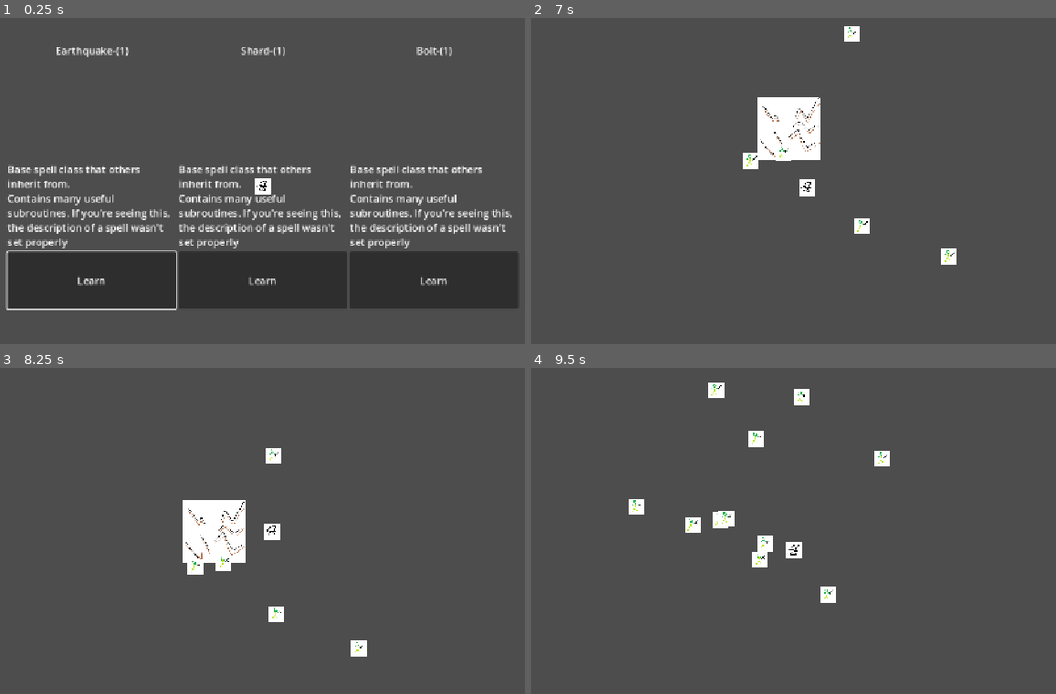
Above: before the commit, frames 1-4 (two rows, left to right).
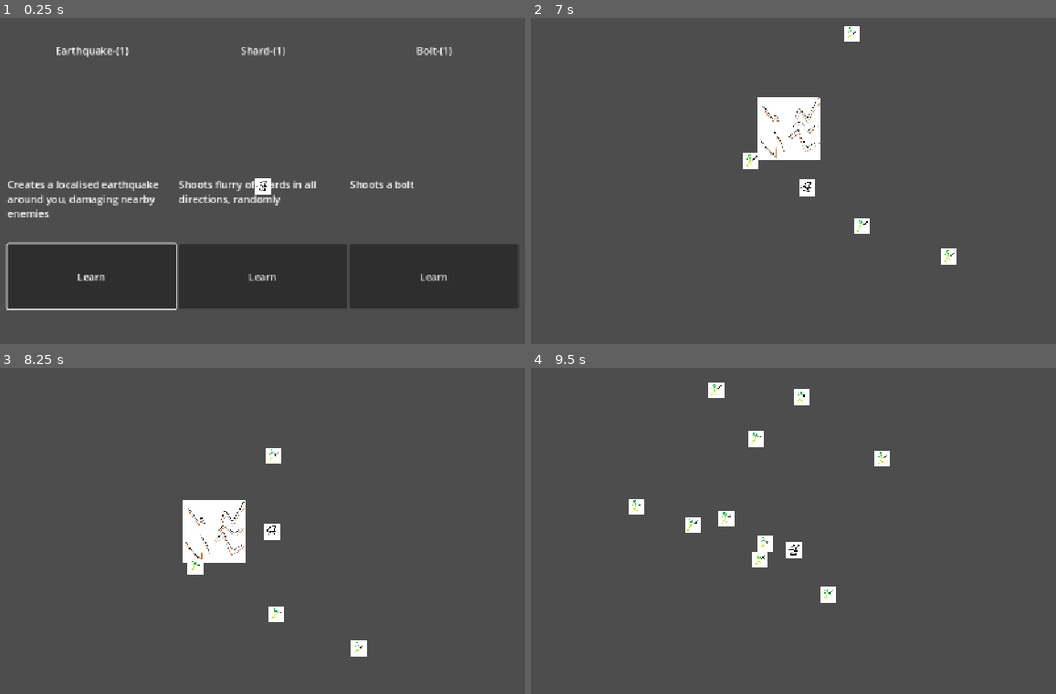
Above: after the commit, the same moments.

Repository: flowerFawn/XP-Based-Leveling
Game: Godot game, scene res://scenes/world.tscn
Same seed, same stepped clock (60 frames per second), same inputs: the game is played once before the commit and once after it.
Inputs:
- Up to frame 1 (0.25 s): no input
- Up to frame 2 (7 s): click "Learn" at 0.5 s; tap Enter at 1.25 s; hold D (player_right) 1.28-2.03 s; hold S (player_down) 2.03-2.78 s; hold D (player_right) 2.78-3.53 s; hold W (player_up) 3.53-4.28 s; hold A (player_left) 4.28-5.78 s; hold S (player_down) 5.78-6.53 s; hold D (player_right) from 6.53 s (still down)
- Up to frame 3 (8.25 s): release D (player_right) at 7.28 s; hold W (player_up) 7.28-8.03 s; hold D (player_right) from 8.03 s (still down)
- Up to frame 4 (9.5 s): release D (player_right) at 8.78 s; hold S (player_down) from 8.78 s (still down)

The runs differ from the first frame. In frame 1, 8.8% of the frame differs, in the area x 1-99%, y 44-83%; in frame 2, less than 0.1%; in frame 3, less than 0.1%; in frame 4, less than 0.1%.

Commit message:
minor updates and physics downtuning
turned down some physics server stuff so it hopefully runs better, and because it's a simple project it doesn't matter

Diff:
--- a/project.godot
+++ b/project.godot
@@ -69,6 +69,13 @@
 2d_physics/layer_1="Player"
 2d_physics/layer_2="Enemy"
 
+[physics]
+
+2d/run_on_separate_thread=true
+2d/physics_engine="GodotPhysics2D"
+3d/physics_engine="Dummy"
+2d/solver/solver_iterations=1
+
 [rendering]
 
 renderer/rendering_method="mobile"
--- a/resources/spell/bolt_2.tres
+++ b/resources/spell/bolt_2.tres
@@ -1,5 +1,6 @@
-[gd_resource type="Resource" script_class="SpellBolt" load_steps=4 format=3 uid="uid://dduhilr7qte0h"]
+[gd_resource type="Resource" script_class="SpellBolt" load_steps=5 format=3 uid="uid://dduhilr7qte0h"]
 
+[ext_resource type="Resource" uid="uid://cvil8snk4wdft" path="res://resources/spell/bolt_3.tres" id="1_psg8p"]
 [ext_resource type="Script" uid="uid://cyuaiwt5dess3" path="res://scripts/resources/inherited resources/spells/s_bolt.gd" id="1_y6wjd"]
 [ext_resource type="Texture2D" uid="uid://xmadt3jeoget" path="res://assets/bolt.png" id="2_tm2tl"]
 
@@ -9,8 +10,8 @@
 [resource]
 script = ExtResource("1_y6wjd")
 level = 2
-spell_id = "Bolt"
 level_description = "Gain Speed"
+next_upgrade = ExtResource("1_psg8p")
 cooldown = 0.25
 damage = 7.0
 projectile_speed = 45.0
--- /dev/null
+++ b/resources/spell/bolt_3.tres
@@ -0,0 +1,18 @@
+[gd_resource type="Resource" script_class="SpellBolt" load_steps=4 format=3 uid="uid://cvil8snk4wdft"]
+
+[ext_resource type="Script" uid="uid://cyuaiwt5dess3" path="res://scripts/resources/inherited resources/spells/s_bolt.gd" id="1_ifegb"]
+[ext_resource type="Texture2D" uid="uid://xmadt3jeoget" path="res://assets/bolt.png" id="2_ivx7u"]
+
+[sub_resource type="CircleShape2D" id="CircleShape2D_y6wjd"]
+radius = 45.0
+
+[resource]
+script = ExtResource("1_ifegb")
+level = 3
+level_description = "Gain Speed"
+cooldown = 0.2
+damage = 8.0
+projectile_speed = 50.0
+shape = SubResource("CircleShape2D_y6wjd")
+texture = ExtResource("2_ivx7u")
+metadata/_custom_type_script = "uid://cyuaiwt5dess3"
--- a/resources/spell/earthquake_1.tres
+++ b/resources/spell/earthquake_1.tres
@@ -9,13 +9,9 @@
 
 [resource]
 script = ExtResource("1_n651w")
-level = 1
-spell_id = "Earthquake"
 next_upgrade = ExtResource("1_bfrpe")
 cooldown = 5.0
 damage = 12.0
-projectile_speed = null
 shape = SubResource("CircleShape2D_cae2g")
 texture = ExtResource("3_g4o1b")
-visual_scale = null
 metadata/_custom_type_script = "uid://dqtj3553eq3ci"
--- a/resources/spell/earthquake_2.tres
+++ b/resources/spell/earthquake_2.tres
@@ -1,6 +1,7 @@
-[gd_resource type="Resource" script_class="SpellEarthquake" load_steps=4 format=3 uid="uid://ylm4vp0kumm5"]
+[gd_resource type="Resource" script_class="SpellEarthquake" load_steps=5 format=3 uid="uid://ylm4vp0kumm5"]
 
 [ext_resource type="Script" uid="uid://dqtj3553eq3ci" path="res://scripts/resources/inherited resources/spells/s_earthquake.gd" id="1_bm52a"]
+[ext_resource type="Resource" uid="uid://cycqof555mc8a" path="res://resources/spell/earthquake_3.tres" id="1_jl0nq"]
 [ext_resource type="Texture2D" uid="uid://bs2aw6atyld2d" path="res://assets/earthquake.png" id="2_lcan7"]
 
 [sub_resource type="CircleShape2D" id="CircleShape2D_cae2g"]
@@ -9,7 +10,7 @@
 [resource]
 script = ExtResource("1_bm52a")
 level = 2
-spell_id = &"earthquake"
+next_upgrade = ExtResource("1_jl0nq")
 cooldown = 4.0
 damage = 15.0
 shape = SubResource("CircleShape2D_cae2g")
--- /dev/null
+++ b/resources/spell/earthquake_3.tres
@@ -0,0 +1,17 @@
+[gd_resource type="Resource" script_class="SpellEarthquake" load_steps=4 format=3 uid="uid://cycqof555mc8a"]
+
+[ext_resource type="Script" uid="uid://dqtj3553eq3ci" path="res://scripts/resources/inherited resources/spells/s_earthquake.gd" id="1_nbsq4"]
+[ext_resource type="Texture2D" uid="uid://bs2aw6atyld2d" path="res://assets/earthquake.png" id="2_d5mal"]
+
+[sub_resource type="CircleShape2D" id="CircleShape2D_cae2g"]
+radius = 300.0
+
+[resource]
+script = ExtResource("1_nbsq4")
+level = 3
+cooldown = 1.0
+damage = 30.0
+shape = SubResource("CircleShape2D_cae2g")
+texture = ExtResource("2_d5mal")
+visual_scale = 1.1
+metadata/_custom_type_script = "uid://dqtj3553eq3ci"
--- a/resources/spell/shard_2.tres
+++ b/resources/spell/shard_2.tres
@@ -1,5 +1,6 @@
-[gd_resource type="Resource" script_class="SpellShard" load_steps=4 format=3 uid="uid://cpoi8gjs165jf"]
+[gd_resource type="Resource" script_class="SpellShard" load_steps=5 format=3 uid="uid://cpoi8gjs165jf"]
 
+[ext_resource type="Resource" uid="uid://br1igtqgj1q16" path="res://resources/spell/shard_3.tres" id="1_otu5e"]
 [ext_resource type="Script" uid="uid://cruvp1vxd4ktu" path="res://scripts/resources/inherited resources/spells/s_shard.gd" id="1_qt6js"]
 [ext_resource type="Texture2D" uid="uid://n0tbfppan7pj" path="res://assets/shard.png" id="2_env62"]
 
@@ -9,9 +10,10 @@
 [resource]
 script = ExtResource("1_qt6js")
 level = 2
-spell_id = "Shard"
+next_upgrade = ExtResource("1_otu5e")
 cooldown = 0.05
 damage = 5.0
+projectile_speed = 60.0
 shape = SubResource("CircleShape2D_qt6js")
 texture = ExtResource("2_env62")
 metadata/_custom_type_script = "uid://cruvp1vxd4ktu"
--- /dev/null
+++ b/resources/spell/shard_3.tres
@@ -0,0 +1,17 @@
+[gd_resource type="Resource" script_class="SpellShard" load_steps=4 format=3 uid="uid://br1igtqgj1q16"]
+
+[ext_resource type="Script" uid="uid://cruvp1vxd4ktu" path="res://scripts/resources/inherited resources/spells/s_shard.gd" id="1_6d8q1"]
+[ext_resource type="Texture2D" uid="uid://n0tbfppan7pj" path="res://assets/shard.png" id="2_16juc"]
+
+[sub_resource type="CircleShape2D" id="CircleShape2D_qt6js"]
+radius = 18.0
+
+[resource]
+script = ExtResource("1_6d8q1")
+level = 3
+cooldown = 0.01
+damage = 6.0
+projectile_speed = 65.0
+shape = SubResource("CircleShape2D_qt6js")
+texture = ExtResource("2_16juc")
+metadata/_custom_type_script = "uid://cruvp1vxd4ktu"
--- a/scenes/world.tscn
+++ b/scenes/world.tscn
@@ -1,6 +1,6 @@
 [gd_scene load_steps=5 format=3 uid="uid://dp1bn4tu70hr6"]
 
-[ext_resource type="Script" uid="uid://b0pcojyqof33i" path="res://scenes/world_controller.gd" id="1_4wyf3"]
+[ext_resource type="Script" uid="uid://b0pcojyqof33i" path="res://scripts/world_controller.gd" id="1_4wyf3"]
 [ext_resource type="PackedScene" uid="uid://dt2i2obb5kodu" path="res://scenes/character.tscn" id="1_nnsk1"]
 [ext_resource type="PackedScene" uid="uid://bedklbg6qvuot" path="res://scenes/game_controller.tscn" id="2_rwgxs"]
 [ext_resource type="PackedScene" uid="uid://bol0i1wwwklsj" path="res://scenes/menu/spell_option_menu.tscn" id="4_k0juu"]
--- a/scripts/autoloads/spell_shop.gd
+++ b/scripts/autoloads/spell_shop.gd
@@ -6,7 +6,7 @@
 		spell_xp = value
 		if spell_xp >= next_required_xp:
 			spell_xp -= next_required_xp
-			next_required_xp += 4
+			next_required_xp *= 10
 			call_deferred(&"award_spell_option")
 var next_required_xp:float = 10
 var current_spell_pool:Array[Spell] = [load("uid://7vmgb80p33sl"),
--- a/scripts/character.gd
+++ b/scripts/character.gd
@@ -1,7 +1,7 @@
 extends CharacterBody2D
 class_name Player
 var speed:int = 500
-var active_health:float = 100
+var active_health:float = 1000000000000
 
 ##Dictionary that stores the spells and their associated spell handlers.
 ##This is a dictionary so that the spellhandlers can be found using their associated spell resource.
--- a/scripts/resources/base resources/spell.gd
+++ b/scripts/resources/base resources/spell.gd
@@ -5,8 +5,6 @@
 @export_group("Technical")
 ##The level of this spell, starting at 1. Important for removing the previous level of spell, and menus
 @export_range(1, 20) var level:int  = 1
-##Name of the spell in text, shown in menus
-@export var spell_id:String
 ##The second half of the description in menus, unique to each level. this is added to the end of the description
 ##The part before this is the base description, set in the class itself
 @export var level_description:String
@@ -27,8 +25,12 @@
 ##Scale that may be used with a purely visual effect
 @export var visual_scale:float = 1
 
+#these values should be updated in the _init() of each inherited spell class
+##Description of the spell itself, shown in menus
 var base_description:String = "Base spell class that others inherit from.
 Contains many useful subroutines. If you're seeing this, the description of a spell wasn't set properly"
+##Name of the spell in text, shown in menus
+var spell_id:String = "Test Spell (why can you see this?)"
 
 func cast(player:Player, spell_handler:SpellHandler) -> void:
 	print("A")
--- a/scripts/resources/inherited resources/spells/s_bolt.gd
+++ b/scripts/resources/inherited resources/spells/s_bolt.gd
@@ -1,8 +1,13 @@
 extends Spell
 class_name SpellBolt
+
+func _init() -> void:
+	spell_id = "Bolt"
+	base_description = "Shoots a bolt"
+
 func cast(player:Player, spell_handler:SpellHandler) -> void:
 	if not GameInfo.projectile_holder:
 		return
 
-	var bolt:PlayerProjectile = PlayerProjectile.new(projectile_speed, damage, shape, get_direction_to_nearest_enemy(), texture)
+	var bolt:PlayerProjectile = PlayerProjectile.new(projectile_speed, damage, shape, get_direction_to_nearest_enemy(), texture, player.global_position, 1)
 	GameInfo.projectile_holder.add_child(bolt)
--- a/scripts/resources/inherited resources/spells/s_earthquake.gd
+++ b/scripts/resources/inherited resources/spells/s_earthquake.gd
@@ -1,12 +1,17 @@
 extends Spell
 class_name SpellEarthquake
+
+func _init() -> void:
+	spell_id = "Earthquake"
+	base_description = "Creates a localised earthquake around you, damaging nearby enemies"
 
 func cast(player:Player, spell_handler:SpellHandler) -> void:
 	var shapecast:ShapeCast2D
 	shapecast = create_shapecast(shape)
 	player.add_child(shapecast)
+	await spell_handler.get_tree().physics_frame
 	shapecast.force_shapecast_update()
 	for enemy:Enemy in get_shapecast_colliders(shapecast):
-		enemy.take_damage(4)
+		enemy.take_damage(damage)
 	create_visual_effect(texture, player.global_position, visual_scale)
 	shapecast.queue_free()
--- a/scripts/resources/inherited resources/spells/s_shard.gd
+++ b/scripts/resources/inherited resources/spells/s_shard.gd
@@ -1,8 +1,13 @@
 extends Spell
 class_name SpellShard
+
+
+func _init() -> void:
+	spell_id = "Shard"
+	base_description = "Shoots flurry of shards in all directions, randomly"
 
 func cast(player:Player, spell_handler:SpellHandler) -> void:
 	if not GameInfo.projectile_holder:
 		return
-	var shard:PlayerProjectile = PlayerProjectile.new(80, damage, shape, get_random_angle_vector(), texture)
+	var shard:PlayerProjectile = PlayerProjectile.new(projectile_speed, damage, shape, get_random_angle_vector(), texture)
 	GameInfo.projectile_holder.add_child(shard)
Renamed: scenes/world_controller.gd -> scripts/world_controller.gd
Renamed: scenes/world_controller.gd.uid -> scripts/world_controller.gd.uid
